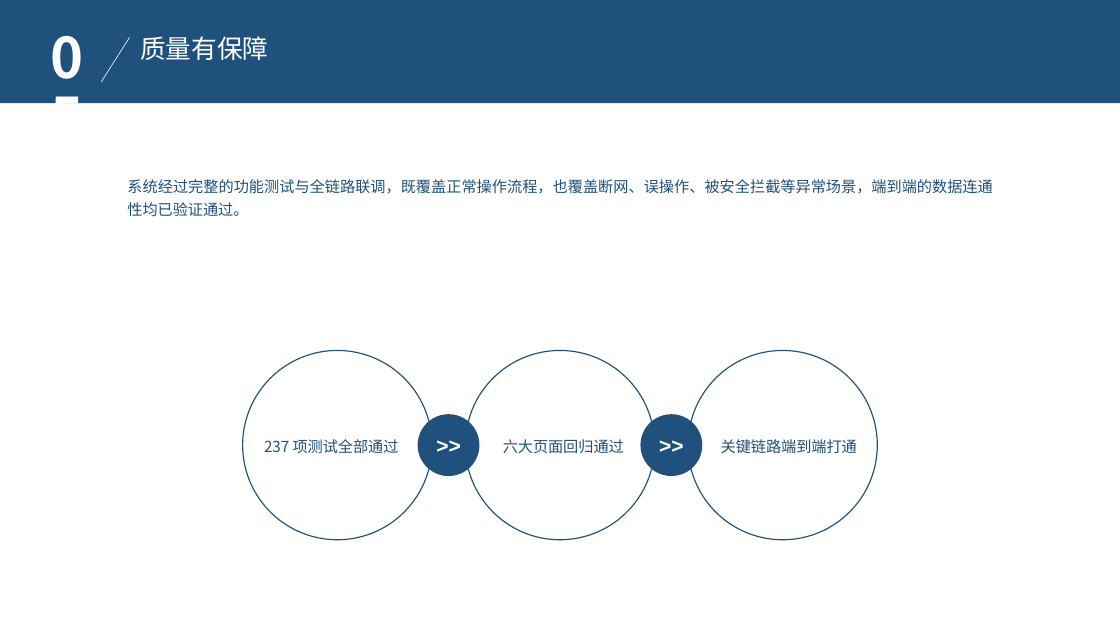
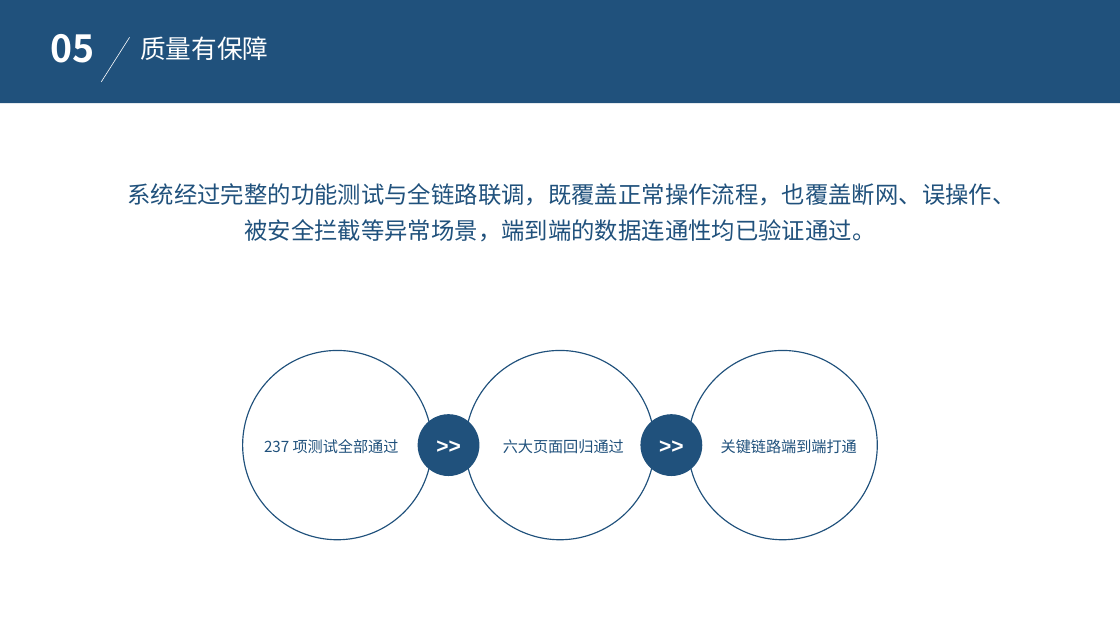
Before and after one commit to eicon-xyz/Fuzzy-Visual-Assisted-Question-Answering-System, a slide deck: slide 24 of 项目文档/答辩PPT/HAJIMI-答辩PPT-模板版.pptx. Drawn at 1120x630 pixels with LibreOffice and Linux fonts; fonts in the diff are those of the drawing; background and template pictures are left out. Boxes give left, top, right and bottom in pixels: in the first picture for what was removed or moved away, otherwise in the second. Text is boxed around its words. In the diff, an @@ line names an element or a change of style, - is before the commit and + after.

```diff
--- a/项目文档/答辩PPT/HAJIMI-答辩PPT-模板版.pptx
+++ b/项目文档/答辩PPT/HAJIMI-答辩PPT-模板版.pptx
@@ text "05" at (51, 34, 95, 63): size 48 to 32 pt; alignment justified to left @@
@@ text "系统经过完整的功能测试与全链路联调，既覆盖正常操作流程，也覆盖断网、误操作、被安全拦截等异常场景，端到端的数据连通性均已 ..." at (127, 183, 1015, 242): size 13 to 20 pt; alignment justified to centre @@
```
Also in this commit, not shown: 15 other slides changed, 8 other files.
